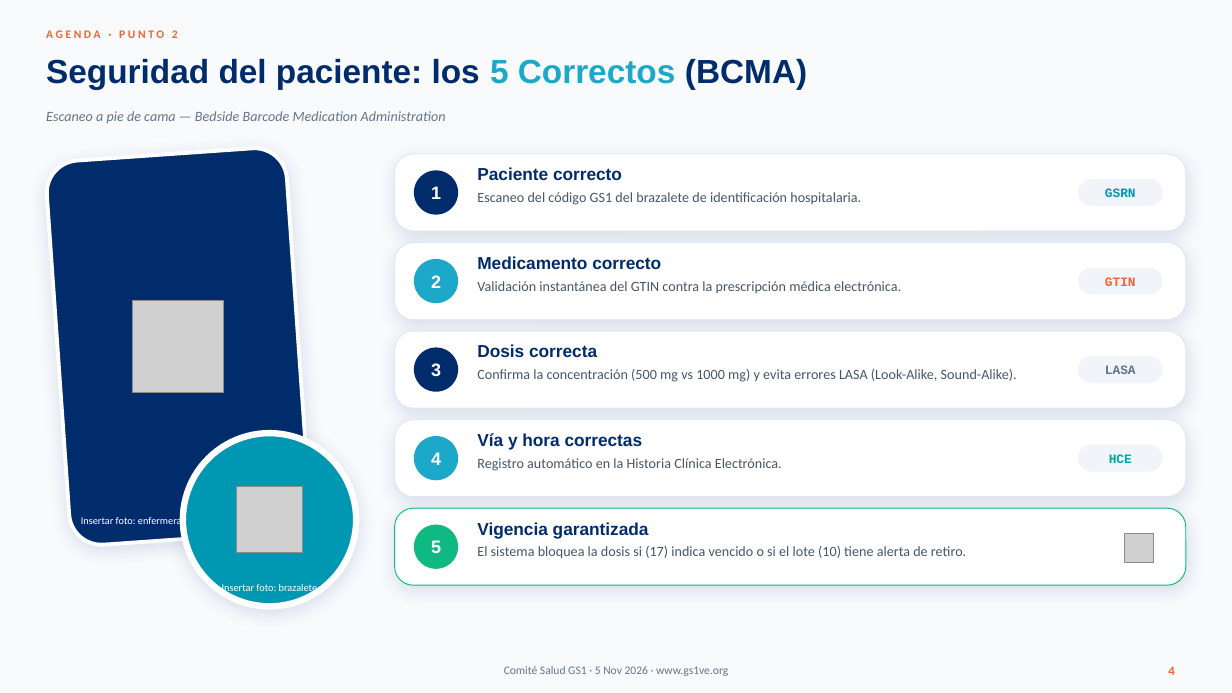
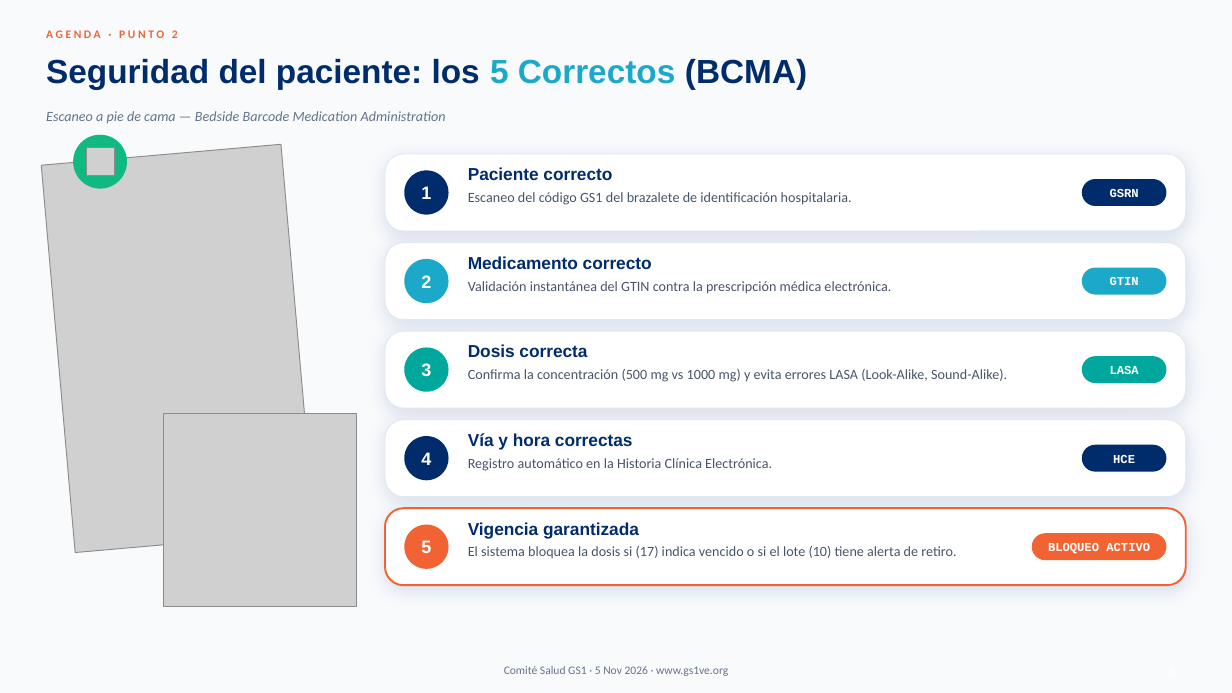
Before and after one commit to solicituddecodigogs1-collab/Gs1-clasificacion-gpc, a slide deck: slide 6 of presentaciones/comite-salud-gs1/Comite-Salud-GS1.pptx (slide 4 before the commit). Drawn at 1232x693 pixels with LibreOffice and Linux fonts; fonts in the diff are those of the drawing; grey boxes stand for pictures; background and template pictures are left out. Boxes give left, top, right and bottom in pixels: in the first picture for what was removed or moved away, otherwise in the second. Text is boxed around its words. In the diff, an @@ line names an element or a change of style, - is before the commit and + after.

```diff
--- a/presentaciones/comite-salud-gs1/Comite-Salud-GS1.pptx
+++ b/presentaciones/comite-salud-gs1/Comite-Salud-GS1.pptx
@@ picture added at [41,145,314,553] @@
@@ rounded rectangle removed at [44,146,311,548] @@
@@ ellipse added at [73,135,127,189], fill #10B981 @@
@@ picture added at [86,148,114,176] @@
@@ rounded rectangle: place and size @@
-rounded rectangle at [395,154,1186,231]
+rounded rectangle at [385,154,1187,231]
@@ text "GSRN" at [1110,189,1139,197]: size 10 to 9.5 pt, text colour #0097B2 to #FFFFFF @@
@@ rounded rectangle at [1082,179,1167,206]: fill #F1F5F9 to #002C6C @@
@@ rounded rectangle: place and size @@
-rounded rectangle at [395,242,1186,319]
+rounded rectangle at [385,242,1187,319]
@@ text "GTIN" at [1110,277,1139,285]: size 10 to 9.5 pt, text colour #F26334 to #FFFFFF @@
@@ rounded rectangle at [1082,268,1167,295]: fill #F1F5F9 to #1CA9C9 @@
@@ picture removed at [132,301,224,393] @@
@@ rounded rectangle: place and size @@
-rounded rectangle at [395,331,1186,408]
+rounded rectangle at [385,331,1187,408]
@@ ellipse at [405,348,449,392]: fill #002C6C to #00A79D @@
@@ text "LASA" at [1110,366,1139,374]: size 10 to 9.5 pt, text colour #64748B to #FFFFFF @@
@@ rounded rectangle at [1082,356,1167,383]: fill #F1F5F9 to #00A79D @@
@@ picture added at [164,414,356,606] @@
@@ ellipse removed at [183,433,357,607] @@
@@ rounded rectangle: place and size @@
-rounded rectangle at [395,420,1186,496]
+rounded rectangle at [385,420,1187,496]
@@ ellipse at [405,436,449,481]: fill #1CA9C9 to #002C6C @@
@@ text "HCE" at [1113,455,1135,463]: size 10 to 9.5 pt, text colour #00A79D to #FFFFFF @@
@@ rounded rectangle at [1082,445,1167,471]: fill #F1F5F9 to #002C6C @@
@@ picture removed at [237,487,302,553] @@
@@ rounded rectangle: place and size @@
-rounded rectangle at [395,508,1186,585]
+rounded rectangle at [385,508,1187,585]
@@ rounded rectangle at [385,508,1187,585]: outline #10B981 0.75 pt to #F26334 1.5 pt @@
@@ text removed at [81,515,274,527] @@
-Insertar foto: enfermera escaneando brazalete
@@ 15 texts, 5 ellipses: place and size @@
-15 texts, 5 ellipses at [414,167,1017,569]
+15 texts, 5 ellipses at [405,167,1007,569]
@@ ellipse at [405,525,449,569]: fill #10B981 to #F26334 @@
@@ rounded rectangle added at [1032,533,1167,560], fill #F26334 @@
@@ picture removed at [1125,533,1153,562] @@
@@ text added at [1048,543,1150,554], 9.5 pt, text #FFFFFF, bold @@
+BLOQUEO ACTIVO
@@ text removed at [222,584,317,595] @@
-Insertar foto: brazalete
@@ page number at [1168,666,1174,675]: text changed; text colour #F26334 to #FFFFFF @@
-4
+6
```
Also in this commit, not shown: 8 other slides changed, 3 slides added, 3 slides removed, 3 other files.
